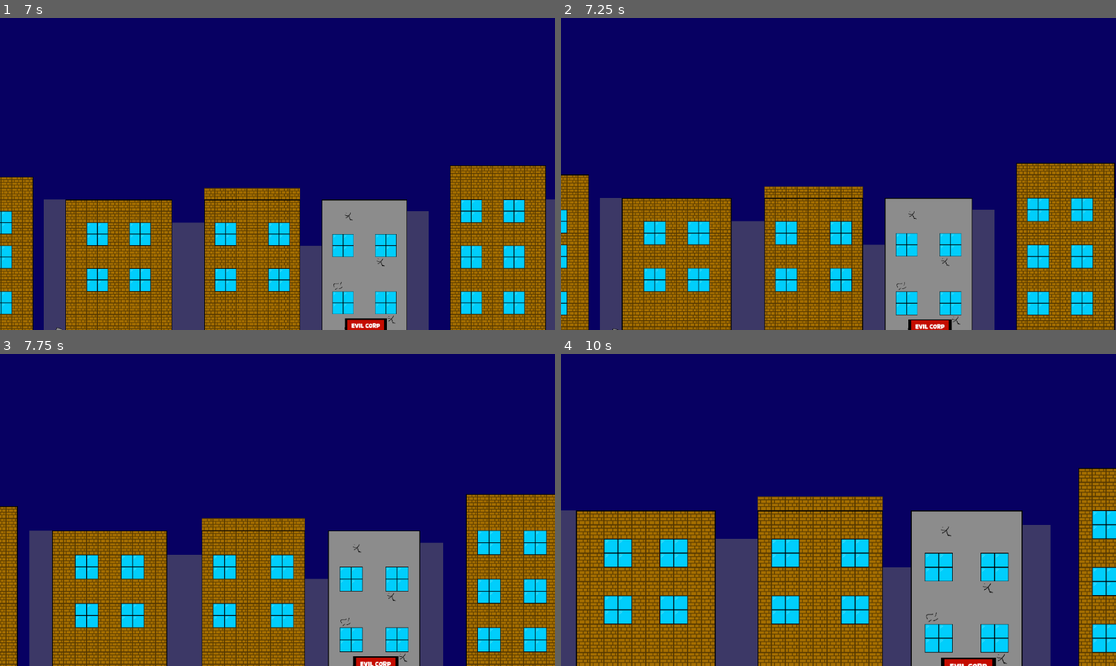
Above: before the commit, frames 1-4 (two rows, left to right).
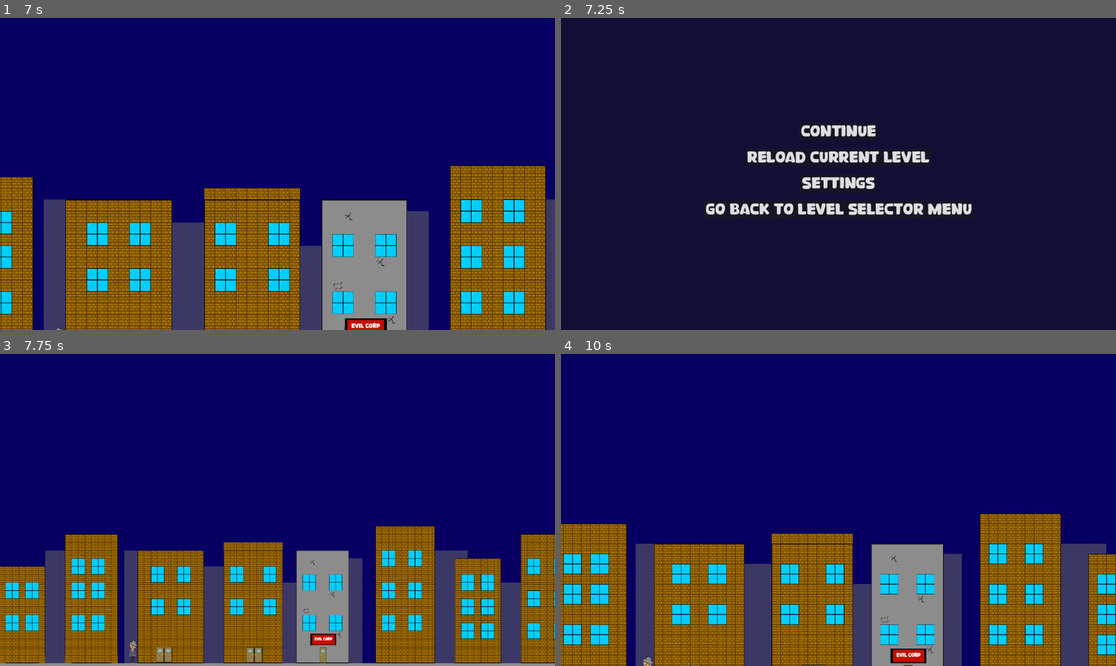
Above: after the commit, the same moments.

Repository: sentinelle28/Lost_control
Game: Godot game, scene res://Menu/Main_menu/main_menu.tscn
Two runs of this game, one before a commit and one after it. Both use one fixed random seed, a clock stepped at 60 frames per second and the inputs below.
Inputs (mouse positions are in pixels of both pictures, inside the frame that each line leads up to):
- Up to frame 1 (7 s): click "Play game" at 0.5 s; click "Go back to the main menu" at 1.25 s; click "Play game" at 2 s; click "Play tutorial" at 2.75 s; hold D (move_right) 3.53-5.03 s; tap Z (jump) at 3.77, 4.52, 6.02, 6.77 s; hold Q (move_left) 5.03-5.78 s; hold D (move_right) from 5.78 s (still down)
- Up to frame 2 (7.25 s): keep holding D (move_right); tap Escape (pause_button) at 7.15 s
- Up to frame 3 (7.75 s): release D (move_right) at 7.25 s; click (277, 494) at 7.25 s, where only the run after the commit has a clickable "Reload current level"
- Up to frame 4 (10 s): hold Q (move_left) 8.03-8.78 s; tap Z (jump) at 8.27, 9.77 s; hold D (move_right) 8.78-9.53 s; hold Q (move_left) from 9.53 s (still down)

Frame 1 is identical in both runs. In frame 2, 100% of the frame differs, in the area x 0-100%, y 0-100%; in frame 3, 39%; in frame 4, 43%.

Commit message:
added paused menu

Diff:
--- /dev/null
+++ b/Menu/paused_menu/pausedmenu.gd
@@ -0,0 +1,27 @@
+extends CanvasLayer
+
+
+
+
+func _on_continue_button_pressed():
+	unpaused()
+	get_tree().current_scene.show()
+
+func unpaused():
+	hide()
+	get_tree().paused = false
+
+
+
+func _on_reload_button_pressed():
+	get_tree().reload_current_scene()
+	unpaused()
+
+
+func _on_option_button_pressed():
+	pass # Replace with function body.
+
+
+func _on_goback_button_pressed():
+	unpaused()
+	get_tree().change_scene_to_file("res://Menu/level_selector/level_selector.tscn")
--- /dev/null
+++ b/Menu/paused_menu/pausedmenu.tscn
@@ -0,0 +1,77 @@
+[gd_scene load_steps=7 format=3 uid="uid://didhoqclmsan6"]
+
+[ext_resource type="FontFile" uid="uid://d2qsbiia2afr7" path="res://asset/font/Boohong.otf" id="1_3cqnk"]
+[ext_resource type="Script" path="res://Menu/paused_menu/pausedmenu.gd" id="1_4w5ur"]
+
+[sub_resource type="Theme" id="Theme_q3f53"]
+default_font = ExtResource("1_3cqnk")
+default_font_size = 30
+
+[sub_resource type="Theme" id="Theme_oru8b"]
+default_font = ExtResource("1_3cqnk")
+default_font_size = 30
+
+[sub_resource type="Theme" id="Theme_44yxy"]
+default_font = ExtResource("1_3cqnk")
+default_font_size = 30
+
+[sub_resource type="Theme" id="Theme_i737s"]
+default_font = ExtResource("1_3cqnk")
+default_font_size = 30
+
+[node name="pausedmenu" type="CanvasLayer"]
+process_mode = 2
+visible = false
+script = ExtResource("1_4w5ur")
+
+[node name="Panel" type="Panel" parent="."]
+anchors_preset = 15
+anchor_right = 1.0
+anchor_bottom = 1.0
+grow_horizontal = 2
+grow_vertical = 2
+
+[node name="VBoxContainer" type="VBoxContainer" parent="Panel"]
+layout_mode = 1
+anchors_preset = 8
+anchor_left = 0.5
+anchor_top = 0.5
+anchor_right = 0.5
+anchor_bottom = 0.5
+offset_left = -318.0
+offset_top = -107.0
+offset_right = 318.0
+offset_bottom = 107.0
+grow_horizontal = 2
+grow_vertical = 2
+theme_override_constants/separation = 16
+
+[node name="continue_button" type="Button" parent="Panel/VBoxContainer"]
+layout_mode = 2
+size_flags_horizontal = 4
+theme = SubResource("Theme_q3f53")
+text = "Continue"
+
+[node name="reload_button" type="Button" parent="Panel/VBoxContainer"]
+layout_mode = 2
+size_flags_horizontal = 4
+size_flags_vertical = 0
+theme = SubResource("Theme_oru8b")
+text = "Reload current level"
+
+[node name="option_button" type="Button" parent="Panel/VBoxContainer"]
+layout_mode = 2
+size_flags_horizontal = 4
+theme = SubResource("Theme_44yxy")
+text = "Settings"
+
+[node name="Goback_button" type="Button" parent="Panel/VBoxContainer"]
+layout_mode = 2
+size_flags_horizontal = 4
+theme = SubResource("Theme_i737s")
+text = "Go back to level selector menu"
+
+[connection signal="pressed" from="Panel/VBoxContainer/continue_button" to="." method="_on_continue_button_pressed"]
+[connection signal="pressed" from="Panel/VBoxContainer/reload_button" to="." method="_on_reload_button_pressed"]
+[connection signal="pressed" from="Panel/VBoxContainer/option_button" to="." method="_on_option_button_pressed"]
+[connection signal="pressed" from="Panel/VBoxContainer/Goback_button" to="." method="_on_goback_button_pressed"]
--- a/player/player.gd
+++ b/player/player.gd
@@ -72,3 +72,10 @@
 func check_input():
 	horizontal_input()
 	vertical_input()
+	paused_button()
+
+func paused_button():
+	if Input.is_action_just_pressed("pause_button"):
+		get_tree().current_scene.hide()
+		Pausedmenu.show()
+		get_tree().paused = true
--- a/project.godot
+++ b/project.godot
@@ -21,6 +21,7 @@
 LevelUnlock="*res://autoload/LevelUnlock.gd"
 ListOfPossibleInput="*res://autoload/ListOfPossibleInput.gd"
 Inputprinter="*res://autoload/InputPrinter/inputprinter.tscn"
+Pausedmenu="*res://Menu/paused_menu/pausedmenu.tscn"
 
 [input]
 
